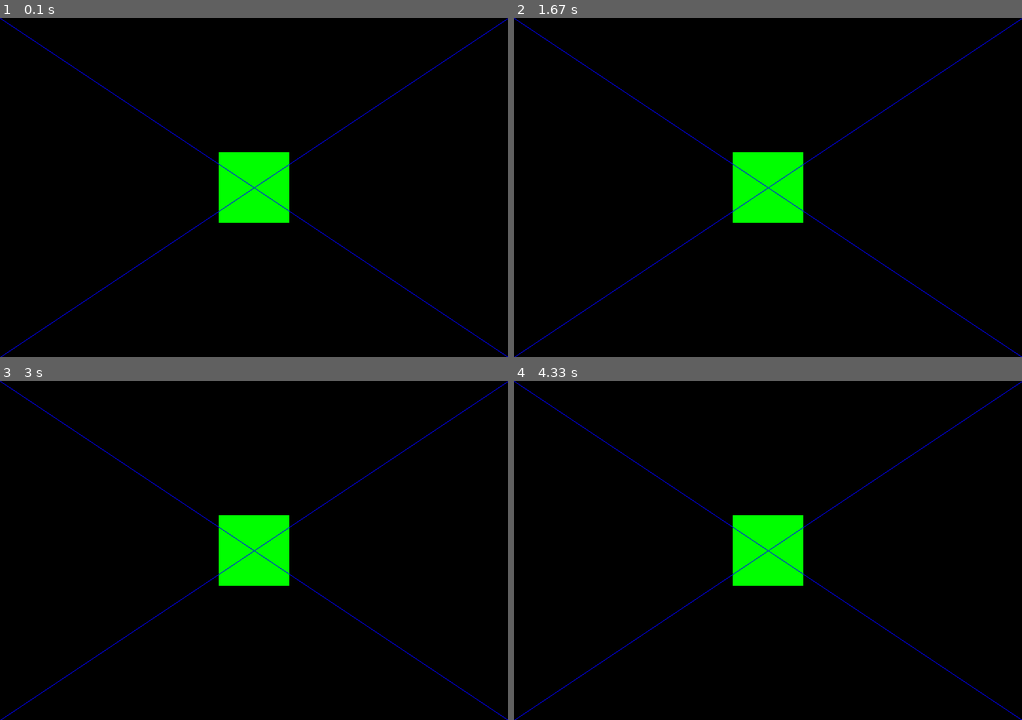
Above: before the commit, frames 1-4 (two rows, left to right).
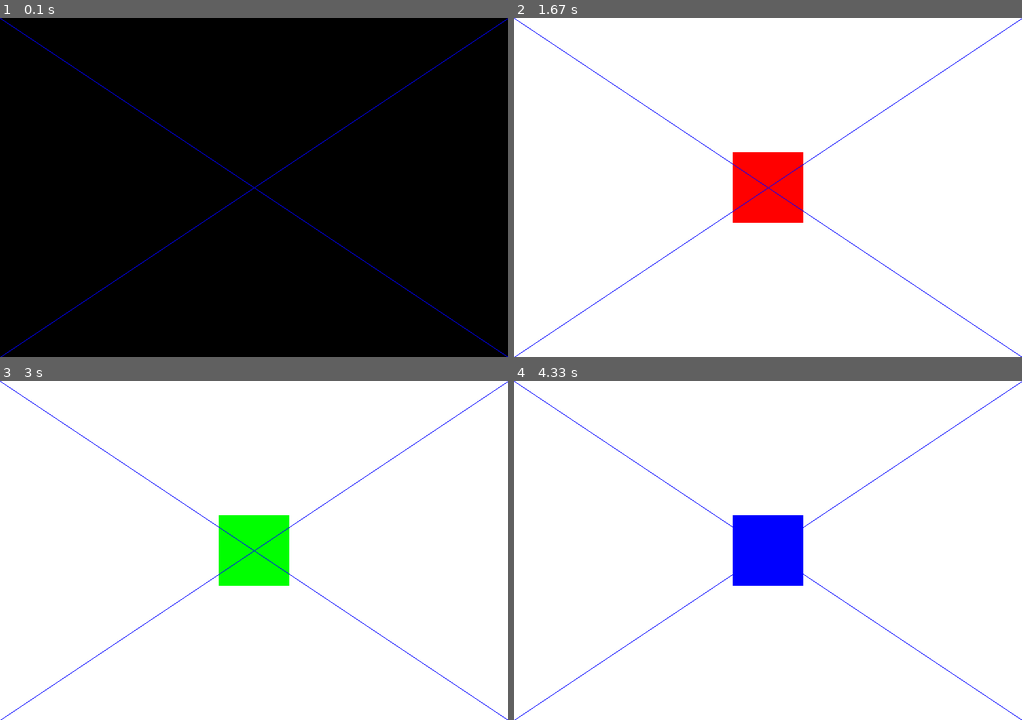
Above: after the commit, the same moments.

Repository: Valiter/N-back_Task_Repository
Game: pygame game, started from video_part.py
Same seed, same stepped clock (60 frames per second), same inputs: the game is played once before the commit and once after it.
Inputs:
- Up to frame 1 (0.1 s): no input
- Up to frame 2 (1.67 s): tap Space at 0.33 s
- Up to frame 3 (3 s): no input
- Up to frame 4 (4.33 s): no input

The runs differ from the first frame. In frame 1, 2.8% of the frame differs, in the area x 43-57%, y 39-61%; in frame 2, 100%, in the area x 0-100%, y 0-100%; in frame 3, 97%; in frame 4, 100%.

Commit message:
upd: [01:12, 26.02.22] comment: Бинго! Хотя не могу сказать, что я рад. Получилость сделать окно, которое с ЗАПУСКА ПРОГРАММЫ!!! Начинает pygame.time.set_timer выполнять, что ведет к созданию квадрата в центре окна и смене его цвета.
Task's:
- Понять как вводить стимулы через pygame или же придется использовать tkinter вместе с ним и как-то совмещать... Или вообще использовать только tkinter.
- Сделать словарь СТИМУЛ / КОМАНДА ДЛЯ ВЫВОДА в pygame_module.py.
    а) Возможно, что с фигурами стоит сделать только позиционирование? Не уверен.
    б) Настроить таймер для показа картинок.
    в) Нужно как-то сделать отображение оставшегося времени, нет?
- Сделать список для регистрации реакций испытуемого длинной равный длинне списку стимулов.

 Finished Task's:
 1) Генератор ряда;
 2) анализатор сответствия интервалу;
 3) Основной файл, для вызова функций.
 4) Сделать проверку стимулов, заходящих в программу.

Diff:
--- a/video_part.py
+++ b/video_part.py
@@ -10,7 +10,7 @@
     pygame.init()
     screen_nums = (720, 480)
 
-    color = {"green": (0, 255, 0), "blue": (0, 0, 255), "red": (255, 0, 0)}
+    color = {"green": (0, 255, 0), "blue": (0, 0, 255), "red": (255, 0, 0), "white": (255, 255, 255)}
     color_circle = {0: "red", 1: "green", 2: "blue"}
     screen = pygame.display.set_mode(screen_nums)
 
@@ -19,7 +19,6 @@
     start_circle = 0
     pict_changer = pygame.event.Event(pygame.USEREVENT)
 
-    pygame.draw.rect(screen, color.get('green'), (screen_nums[0] / 2 - 50, screen_nums[1] / 2 - 50, 100, 100))
     print(pict_changer)
     while True:
         for event in pygame.event.get():
@@ -28,9 +27,12 @@
                 pygame.quit()
                 sys.exit()
 
+            if True:
+                pygame.time.set_timer(pict_changer, 1000, False)
+
             if event.type == pygame.KEYDOWN:
                 if event.key == pygame.K_SPACE:
-                    pass
+                    pygame.Surface.fill(screen, color.get('white'))
 
             if event.type == pygame.USEREVENT:
                 if event == pict_changer:
@@ -44,9 +46,7 @@
         pygame.draw.line(screen, color.get('blue'), [screen_nums[0], 0], [0, screen_nums[1]])
         pygame.draw.line(screen, color.get('blue'), [screen_nums[0], screen_nums[1]], [0, 0])
 
-        pygame.time.set_timer(pict_changer, 3000, False)
-
-        clock.tick(30)
+        clock.tick(120)
 
         pygame.display.update()
 
